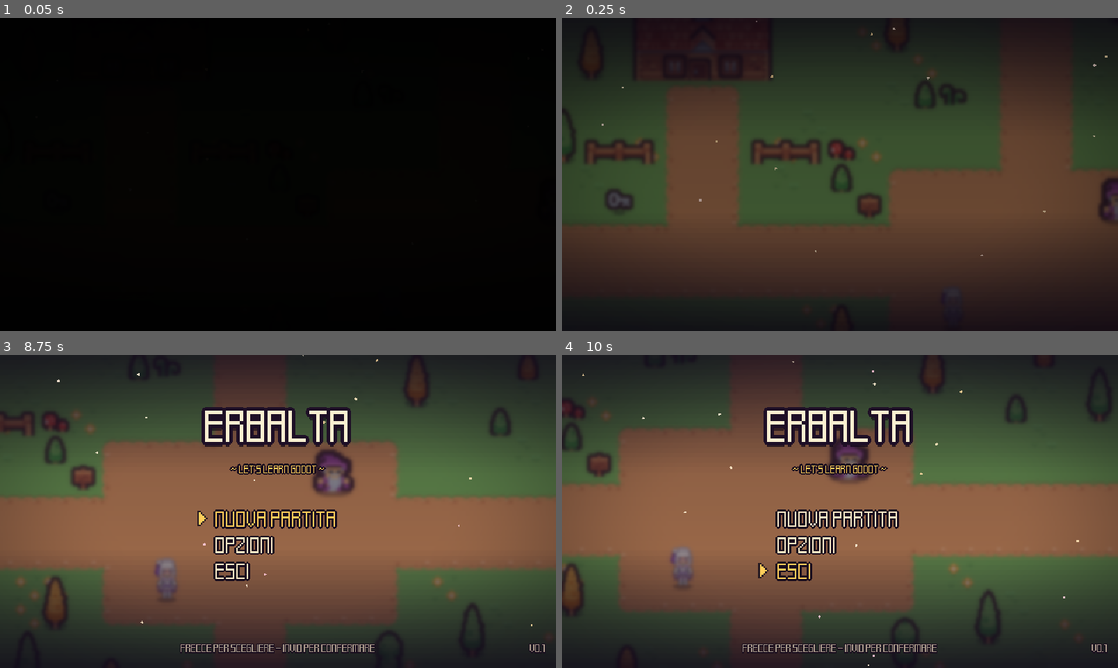
Above: before the commit, frames 1-4 (two rows, left to right).
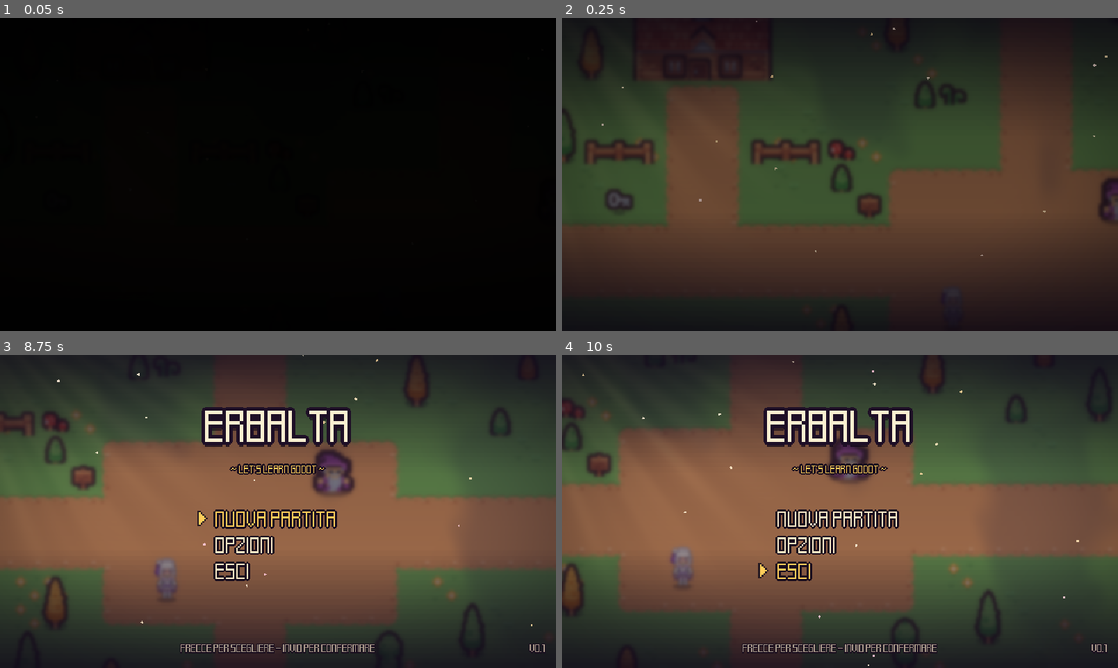
Above: after the commit, the same moments.

Repository: biagio-scaglia/let-s-learn-godot-
Game: Godot game, scene res://ui/title_screen.tscn
Same seed, same stepped clock (60 frames per second), same inputs: the game is played once before the commit and once after it.
Inputs (mouse positions are in pixels of both pictures, inside the frame that each line leads up to):
- Up to frame 1 (0.05 s): no input
- Up to frame 2 (0.25 s): no input
- Up to frame 3 (8.75 s): move the mouse to (400, 495) at 0.52 s; hold D (move_right) 0.53-1.28 s; hold E (interact) 0.53-1.28 s; move the mouse to (166, 527) at 1.27 s; hold S (move_down) 1.28-2.03 s; tap Shift (run) every 1.5 s from 1.35 to 7.35 s; move the mouse to (333, 442) at 2.02 s; hold D (move_right) 2.03-2.78 s; hold E (interact) 2.03-2.78 s; move the mouse to (250, 574) at 2.77 s; hold W (move_up) 2.78-3.53 s; move the mouse to (444, 558) at 3.52 s; hold E (interact) 3.53-4.28 s; hold A (move_left) 3.53-5.03 s; move the mouse to (111, 464) at 4.27 s; move the mouse to (305, 511) at 5.02 s; hold S (move_down) 5.03-5.78 s; hold E (interact) 5.03-5.78 s; move the mouse to (194, 433) at 5.77 s; hold D (move_right) 5.78-6.53 s; move the mouse to (400, 495) at 6.52 s; hold W (move_up) 6.53-7.28 s; hold E (interact) 6.53-7.28 s; move the mouse to (166, 527) at 7.27 s; hold D (move_right) 7.28-8.03 s; move the mouse to (333, 442) at 8.02 s; hold S (move_down) from 8.03 s (still down); hold E (interact) from 8.03 s (still down)
- Up to frame 4 (10 s): move the mouse to (812, 574) at 8.77 s; release S (move_down) at 8.78 s; release E (interact) at 8.78 s; hold A (move_left) 8.78-9.53 s; tap Shift (run) at 8.85 s; move the mouse to (1006, 558) at 9.52 s; hold W (move_up) from 9.53 s (still down); hold E (interact) from 9.53 s (still down)

The runs differ from the first frame. In frame 3, less than 0.1% of the frame differs, in the area x 84-88%, y 54-63%; in frame 4, 0.8%, in the area x 78-89%, y 43-64%.

Commit message:
Shader: raggi di sole e ombre delle nuvole nel villaggio

Diff:
--- /dev/null
+++ b/let's-learn-godot/effects/cloud_shadows.gdshader
@@ -0,0 +1,60 @@
+// Ombre delle nuvole: macchie scure e morbide che scorrono sul mondo, spinte dal vento.
+// Va su un ColorRect grande quanto la mappa, disegnato sopra il mondo.
+shader_type canvas_item;
+
+// Colore dell'ombra (un blu scuro sembra più naturale del nero).
+uniform vec4 shadow_color : source_color = vec4(0.12, 0.14, 0.3, 1.0);
+// Quanto sono scure.
+uniform float strength : hint_range(0.0, 1.0) = 0.2;
+// Grandezza delle nuvole: più piccolo = nuvole più grandi.
+uniform float cloud_scale = 0.0045;
+// Quanto cielo è coperto (più alto = meno nuvole).
+uniform float coverage : hint_range(0.0, 1.0) = 0.55;
+// Vento, in pixel al secondo.
+uniform vec2 wind = vec2(9.0, 4.0);
+// Grandezza dei "pixel" delle ombre, per restare in stile pixel art.
+uniform float pixel = 2.0;
+
+// La posizione nel mondo di ogni punto: così le ombre stanno ferme sul terreno
+// quando la camera si muove, e non "attaccate" allo schermo.
+varying vec2 world_pos;
+
+void vertex() {
+	world_pos = (MODEL_MATRIX * vec4(VERTEX, 0.0, 1.0)).xy;
+}
+
+float hash(vec2 p) {
+	return fract(sin(dot(p, vec2(127.1, 311.7))) * 43758.5453);
+}
+
+// Rumore morbido in due dimensioni.
+float noise(vec2 p) {
+	vec2 i = floor(p);
+	vec2 f = fract(p);
+	f = f * f * (3.0 - 2.0 * f);
+	float a = hash(i);
+	float b = hash(i + vec2(1.0, 0.0));
+	float c = hash(i + vec2(0.0, 1.0));
+	float d = hash(i + vec2(1.0, 1.0));
+	return mix(mix(a, b, f.x), mix(c, d, f.x), f.y);
+}
+
+// "fbm": tanti rumori sovrapposti, ognuno più fine e più debole. Dà bordi da nuvola.
+float fbm(vec2 p) {
+	float value = 0.0;
+	float amp = 0.5;
+	for (int i = 0; i < 4; i++) {
+		value += noise(p) * amp;
+		p *= 2.0;
+		amp *= 0.5;
+	}
+	return value;
+}
+
+void fragment() {
+	vec2 p = floor(world_pos / pixel) * pixel;   // a blocchetti, come i pixel della mappa
+	p -= wind * TIME;
+	float n = fbm(p * cloud_scale);
+	float shadow = smoothstep(coverage, coverage + 0.12, n);
+	COLOR = vec4(shadow_color.rgb, shadow * strength);
+}
--- /dev/null
+++ b/let's-learn-godot/effects/sun_rays.gdshader
@@ -0,0 +1,49 @@
+// Raggi di sole: fasci di luce che scendono da un punto fuori dallo schermo, in alto a sinistra.
+// Va su un ColorRect grande quanto lo schermo, dentro un CanvasLayer.
+shader_type canvas_item;
+// "blend_add": il colore si SOMMA a quello che c'è sotto, quindi può solo schiarire. Come la luce.
+render_mode blend_add;
+
+// Colore della luce.
+uniform vec4 ray_color : source_color = vec4(1.0, 0.86, 0.55, 1.0);
+// Quanto sono forti i raggi (0 = spenti). La cutscene d'apertura lo anima.
+uniform float intensity : hint_range(0.0, 2.0) = 0.3;
+// Da dove viene la luce, in coordinate dello schermo (0,0 = angolo in alto a sinistra).
+uniform vec2 origin = vec2(-0.15, -0.35);
+// Quanti fasci ci sono, e quanto velocemente cambiano.
+uniform float ray_count = 14.0;
+uniform float speed = 0.12;
+// I raggi si spengono man mano che si allontanano dal sole.
+uniform float reach = 1.5;
+
+// Un numero "a caso" ma sempre uguale per lo stesso n.
+float hash(float n) {
+	return fract(sin(n) * 43758.5453);
+}
+
+// Rumore morbido in una dimensione: valori a caso collegati da curve dolci.
+float noise(float x) {
+	float i = floor(x);
+	float f = fract(x);
+	f = f * f * (3.0 - 2.0 * f);
+	return mix(hash(i), hash(i + 1.0), f);
+}
+
+void fragment() {
+	// Correggiamo la forma dello schermo (è più largo che alto), sennò i raggi si stirano.
+	float aspect = SCREEN_PIXEL_SIZE.y / SCREEN_PIXEL_SIZE.x;
+	vec2 p = (UV - origin) * vec2(aspect, 1.0);
+	float angle = atan(p.y, p.x);
+	float dist = length(p);
+
+	// Ogni direzione (angolo) ha la sua luminosità: due rumori che scorrono in versi opposti.
+	float t = TIME * speed;
+	float rays = noise(angle * ray_count + t) * noise(angle * ray_count * 1.7 - t * 1.3);
+	rays = smoothstep(0.12, 0.85, rays);
+
+	// Più deboli lontano dal sole, e un alone vicino a lui.
+	float fade = 1.0 - smoothstep(0.1, reach, dist);
+	float glow = (1.0 - smoothstep(0.0, 0.8, dist)) * 0.35;
+
+	COLOR = vec4(ray_color.rgb, (rays * fade + glow) * intensity);
+}
--- a/let's-learn-godot/world/main.tscn
+++ b/let's-learn-godot/world/main.tscn
@@ -10,9 +10,18 @@
 [ext_resource type="Texture2D" path="res://characters/emilia/emilia_charset.png" id="8_emilia"]
 [ext_resource type="PackedScene" path="res://interactables/pickup.tscn" id="9_pickup"]
 [ext_resource type="PackedScene" path="res://cutscenes/intro.tscn" id="10_intro"]
+[ext_resource type="Shader" path="res://effects/sun_rays.gdshader" id="11_sun"]
+[ext_resource type="Shader" path="res://effects/cloud_shadows.gdshader" id="12_clouds"]
 
 [sub_resource type="ShaderMaterial" id="vignette_mat"]
 shader = ExtResource("4_vignette")
+
+[sub_resource type="ShaderMaterial" id="sun_mat"]
+shader = ExtResource("11_sun")
+shader_parameter/intensity = 0.3
+
+[sub_resource type="ShaderMaterial" id="clouds_mat"]
+shader = ExtResource("12_clouds")
 
 [sub_resource type="Gradient" id="pollen_fade"]
 offsets = PackedFloat32Array(0, 0.2, 0.8, 1)
@@ -129,8 +138,23 @@
 scale_amount_max = 2.0
 color_ramp = SubResource("pollen_fade")
 
+[node name="CloudShadows" type="ColorRect" parent="."]
+material = SubResource("clouds_mat")
+offset_right = 1280.0
+offset_bottom = 768.0
+mouse_filter = 2
+
 [node name="Effects" type="CanvasLayer" parent="."]
 layer = 5
+
+[node name="SunRays" type="ColorRect" parent="Effects"]
+material = SubResource("sun_mat")
+anchors_preset = 15
+anchor_right = 1.0
+anchor_bottom = 1.0
+grow_horizontal = 2
+grow_vertical = 2
+mouse_filter = 2
 
 [node name="Vignette" type="ColorRect" parent="Effects"]
 material = SubResource("vignette_mat")
Not shown, added: let's-learn-godot/effects/cloud_shadows.gdshader.uid
Not shown, added: let's-learn-godot/effects/sun_rays.gdshader.uid
Not shown: 1 places in let's-learn-godot/world/main.tscn that only renumber resources
